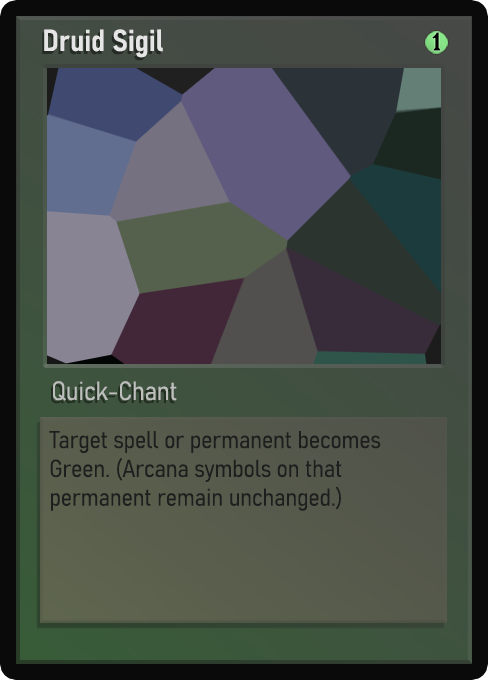
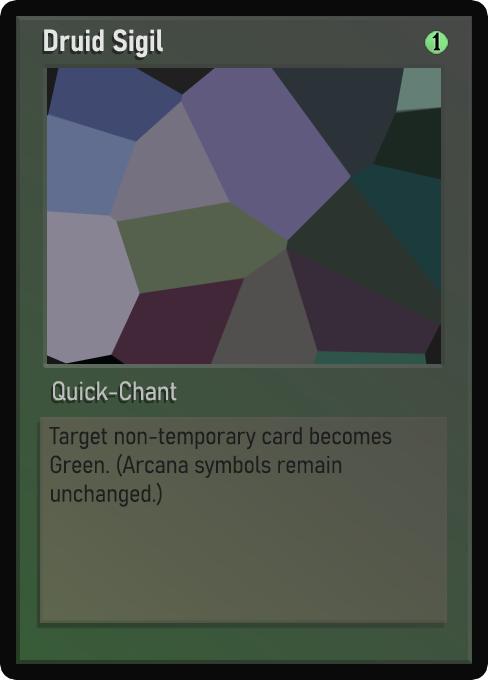
Layer changes from the first w=488, h=680 image to the second:
painted on "Desc_norm" over [49, 427, 392, 511]
